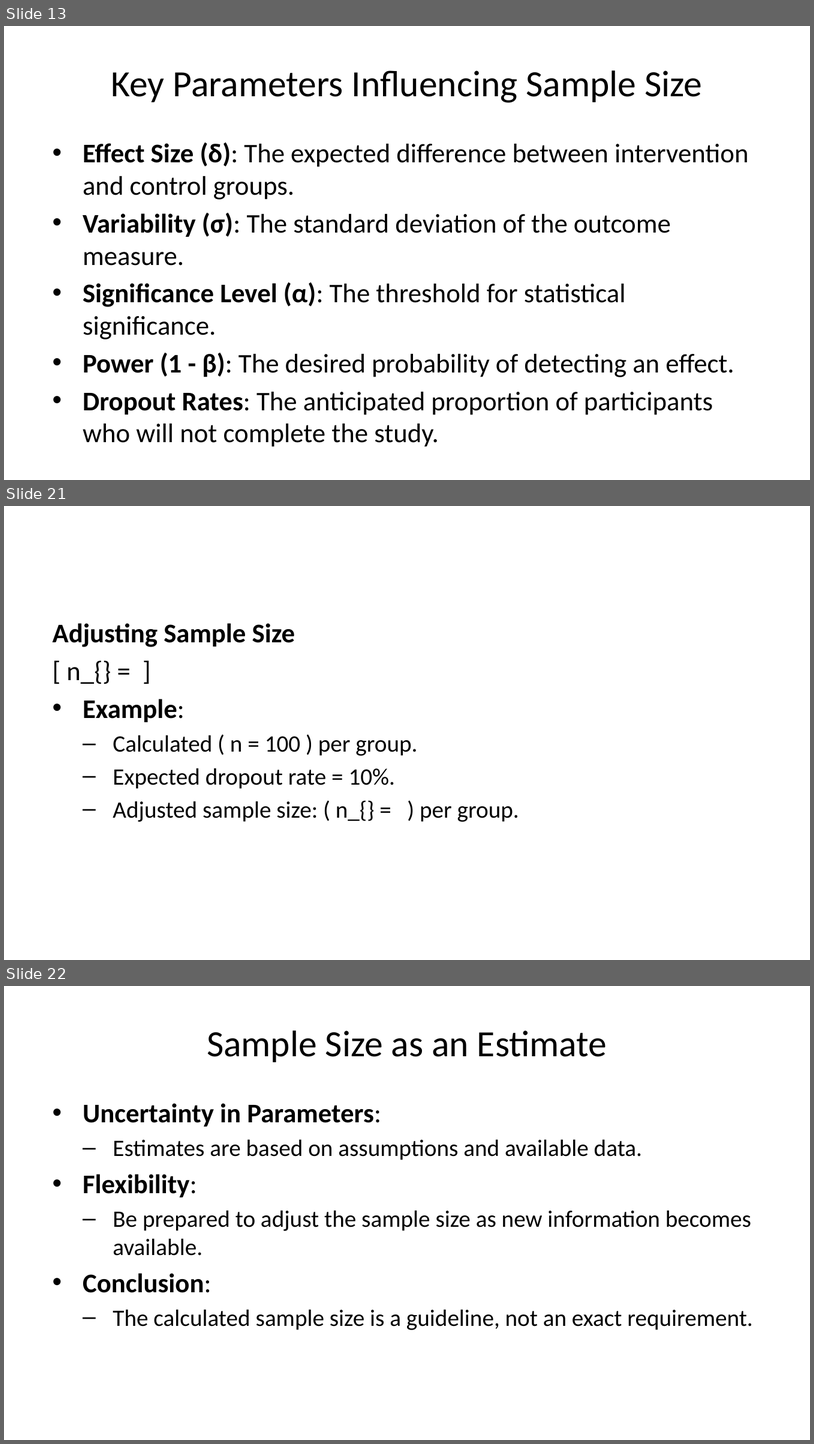
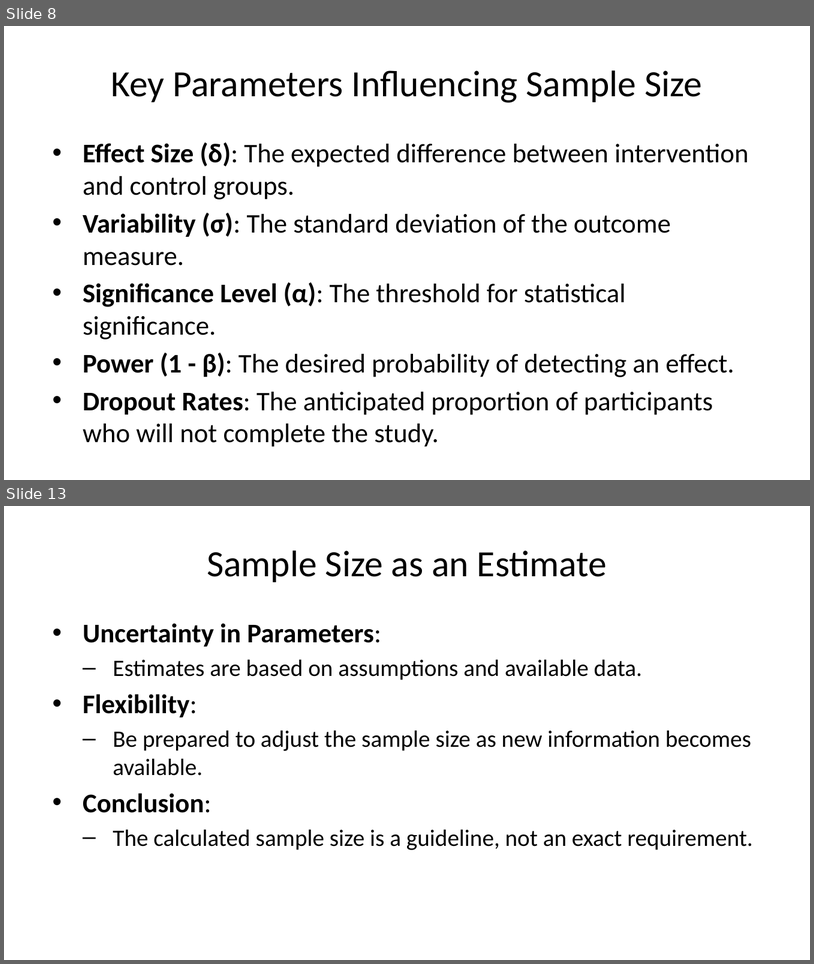
Before and after one commit to MartynK/SampsizeSlides, a slide deck: inst/SampleSizeCalcOverview.pptx. Shown one above the other, each under a label of ours: slides 13, 21 and 22 before the commit, slides 8 and 13 after it; the slides between them are not shown. The pictures are 814x1444 and 814x964 pixels, drawn with LibreOffice and Linux fonts; fonts in the diff are those of the drawing. Boxes give left, top, right and bottom in pixels: in the first picture for what was removed or moved away, otherwise in the second. Text is boxed around its words. In the diff, an @@ line names an element or a change of style, - is before the commit and + after.

```diff
--- a/inst/SampleSizeCalcOverview.pptx
+++ b/inst/SampleSizeCalcOverview.pptx
@@ slide 21 removed at [4,506,810,960], background #FFFFFF @@
@@ text removed at [53,623,519,822] @@
-Adjusting Sample Size
-[ n_{} = ]
-• Example:
-  – Calculated ( n = 100 ) per group.
-  – Expected dropout rate = 10%.
-  – Adjusted sample size: ( n_{} = ) per group.
@@ what was slide 13 is now slide 8 @@
@@ what was slide 22 is now slide 13 @@
```
Also in this commit, not shown: 14 slides changed, 2 slides added, 16 other slides removed, 6 other files.
